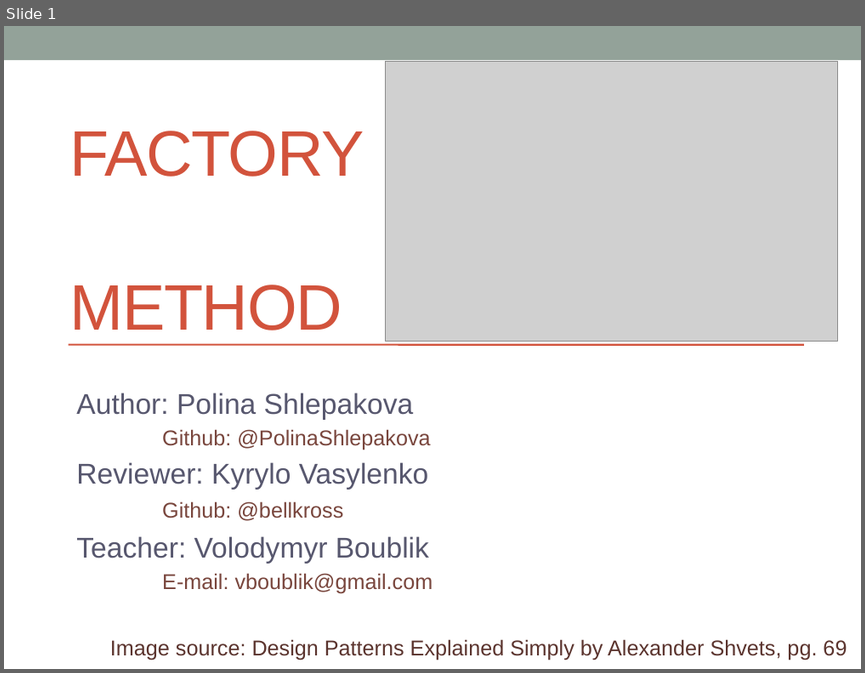
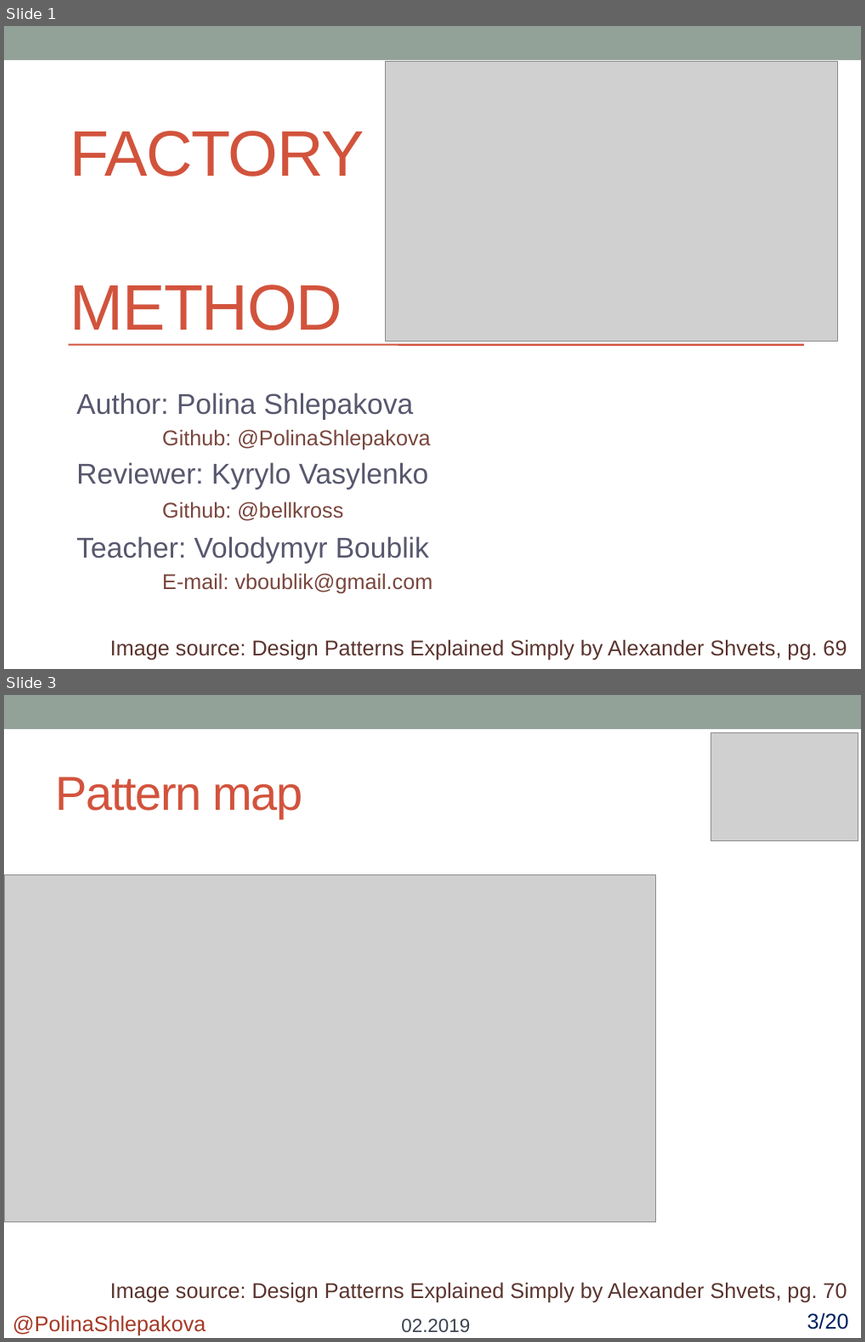
Before and after one commit to polykross/FactoryMethod-Facade, a slide deck: FactoryMethod/Presentation/FactoryMethod.pptx. Shown one above the other, each under a label of ours: slide 1 before the commit, slides 1 and 3 after it; the slides between them are not shown. The pictures are 865x673 and 865x1342 pixels, drawn with LibreOffice and Linux fonts; fonts in the diff are those of the drawing; grey boxes stand for pictures. Boxes give left, top, right and bottom in pixels: in the first picture for what was removed or moved away, otherwise in the second. Text is boxed around its words. In the diff, an @@ line names an element or a change of style, - is before the commit and + after.

```diff
--- a/FactoryMethod/Presentation/FactoryMethod.pptx
+++ b/FactoryMethod/Presentation/FactoryMethod.pptx
@@ slide 3 added at bbox=[4, 695, 861, 1338], background #FFFFFF; not listed: 1 template element that a slide beside it also shows @@
@@ picture added at bbox=[711, 732, 858, 840] @@
@@ title added at bbox=[55, 777, 302, 818], 40 pt, text #D2533C @@
+Pattern map
@@ picture added at bbox=[4, 875, 656, 1222] @@
@@ text added at bbox=[110, 1281, 846, 1303], 18 pt, text #5B352E @@
+Image source: Design Patterns Explained Simply by Alexander Shvets, pg. 70
@@ text added at bbox=[12, 1315, 205, 1336], 18 pt, text #A53926 @@
+@PolinaShlepakova
@@ text added at bbox=[401, 1318, 470, 1332], 16 pt, text #394350 @@
+02.2019
@@ text added at bbox=[807, 1312, 849, 1329], 18 pt, text #002060 @@
+3/20
```
Also in this commit, not shown: 1 slide changed, 2 other slides added, 4 other files.
